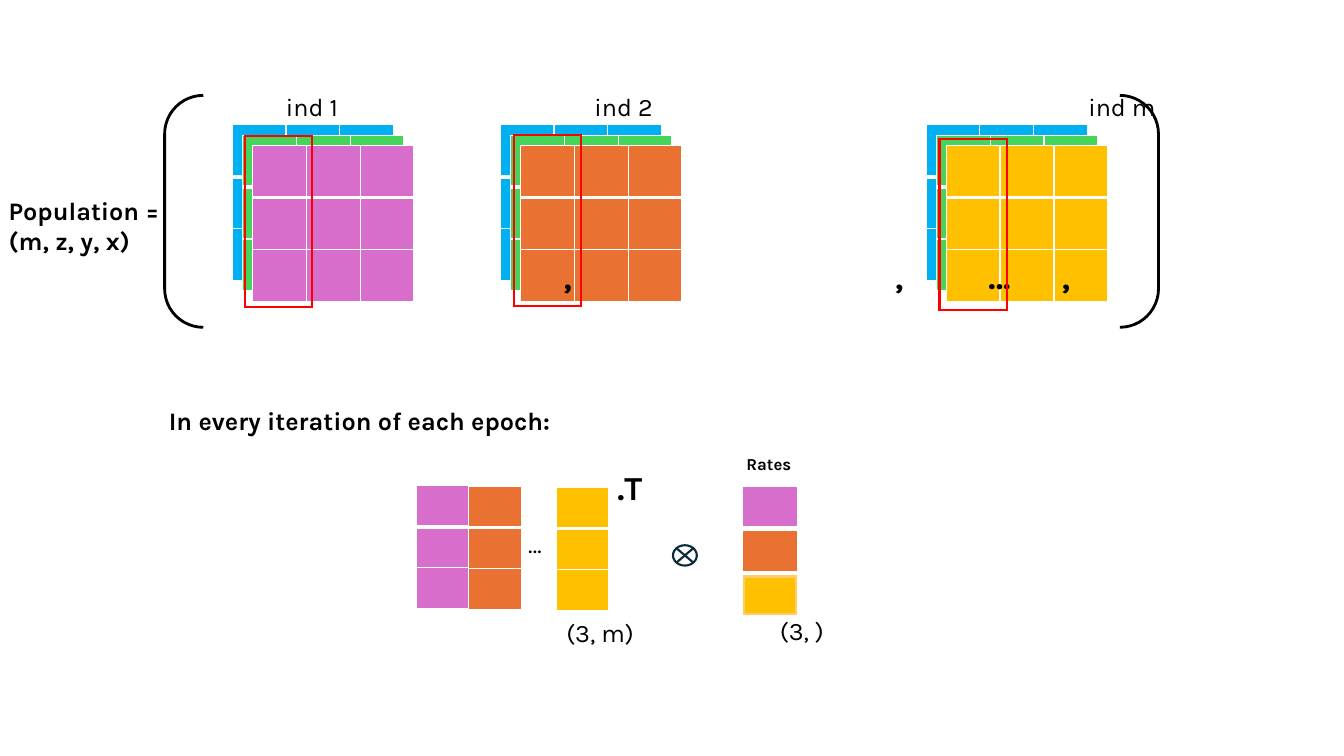
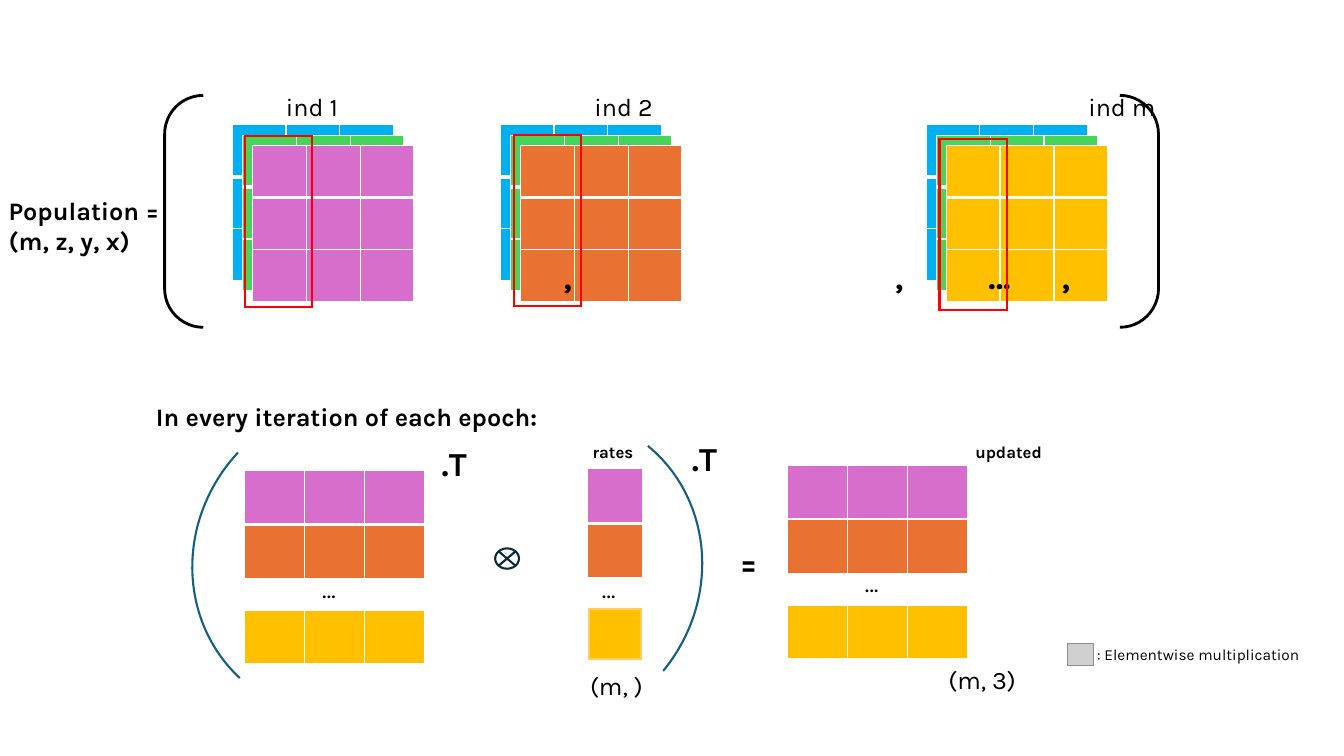
Before and after one commit to LoqmanSamani/grn-designer, a slide deck: slide 19 of pres/sim_system.pptx. Drawn at 1344x756 pixels with LibreOffice and Linux fonts; fonts in the diff are those of the drawing; grey boxes stand for pictures. Boxes give left, top, right and bottom in pixels: in the first picture for what was removed or moved away, otherwise in the second. Text is boxed around its words. In the diff, an @@ line names an element or a change of style, - is before the commit and + after.

```diff
--- a/pres/sim_system.pptx
+++ b/pres/sim_system.pptx
@@ arc (boxed as its full ellipse) added at [126,333,577,756], outline #156082 1.5 pt @@
@@ arc (boxed as its full ellipse) added at [320,347,768,756], outline #156082 1.5 pt @@
@@ text "In every iteration of each ...": place and size @@
-text "In every iteration of each ..." at [169,412,550,437]
+text "In every iteration of each ..." at [156,408,537,432]
@@ text ".T": place and size @@
-text ".T" at [617,478,642,501]
+text ".T" at [442,454,467,477]
@@ text at [593,447,634,459]: text changed @@
-Rates
+rates
@@ text added at [692,449,717,472], 24 pt, text #000000, bold @@
+.T
@@ text added at [975,446,1042,462], 12 pt, text #000000, bold @@
+updated
@@ table added at [245,471,426,525], 1 rows, 3 columns @@
+ |  | 
@@ rectangle: place and size @@
-rectangle at [744,488,797,525]
+rectangle at [589,471,641,521]
@@ table added at [787,465,969,519], 1 rows, 3 columns @@
+ |  | 
@@ table removed at [469,487,521,610], 3 rows, 1 columns @@
-
-
-
@@ table removed at [557,488,609,611], 3 rows, 1 columns @@
-
-
-
@@ table at [245,525,426,580] @@
-
-
-
+ |  | 
@@ table: place and size @@
-table at [416,486,469,609]
+table at [245,525,426,580]
@@ rectangle: place and size @@
-rectangle at [744,532,797,570]
+rectangle at [589,526,641,577]
@@ text added at [730,537,817,588], 24 pt, text #000000, bold @@
+=
@@ table added at [787,520,969,575], 1 rows, 3 columns @@
+ |  | 
@@ text "…": place and size @@
-text "…" at [518,523,609,564]
+text "…" at [313,569,403,609]
@@ flow chart summing junction: place and size @@
-flow chart summing junction at [674,545,698,566]
+flow chart summing junction at [495,548,519,569]
@@ text added at [592,569,708,609], 18 pt, text #000000 @@
+…
@@ text added at [855,563,946,603], 18 pt, text #000000 @@
+…
@@ table added at [245,611,426,665], 1 rows, 3 columns @@
+ |  | 
@@ rectangle: place and size @@
-rectangle at [744,577,797,614]
+rectangle at [589,609,641,659]
@@ text removed at [780,622,809,643] @@
-(3, )
@@ table added at [787,605,969,659], 1 rows, 3 columns @@
+ |  | 
@@ picture added at [1068,643,1093,665] @@
@@ text added at [1104,649,1299,664], 11 pt, text #000000 @@
+: Elementwise multiplication
@@ text added at [590,677,628,698], 18 pt, text #000000 @@
+(m, )
@@ text at [948,671,1016,692]: text changed @@
-(3, m)
+(m, 3)
```
Also in this commit, not shown: 10 other files.
